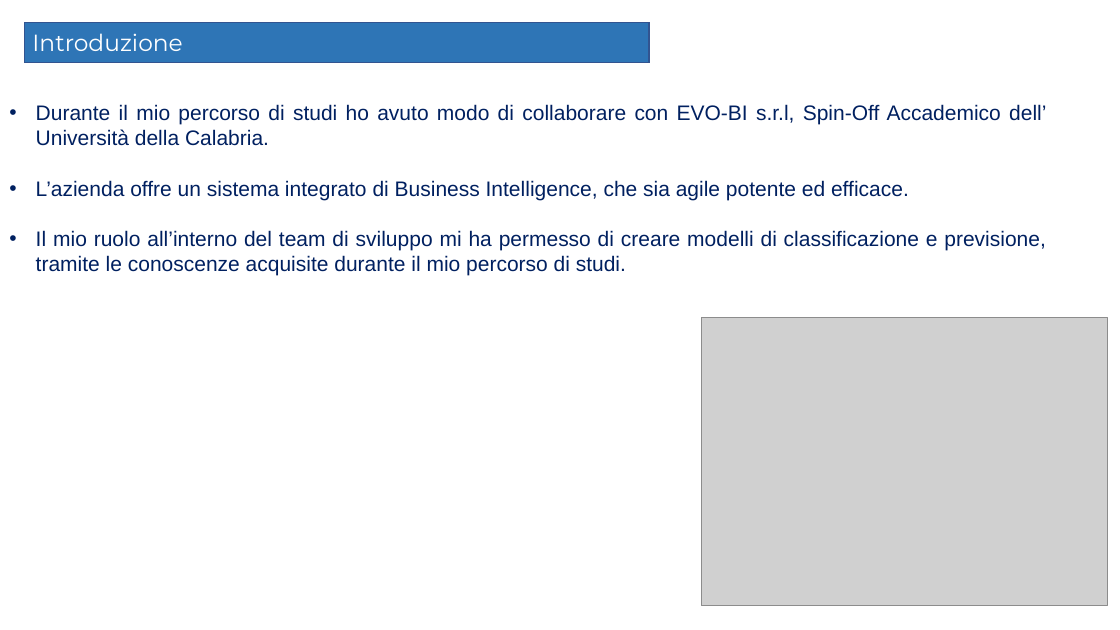
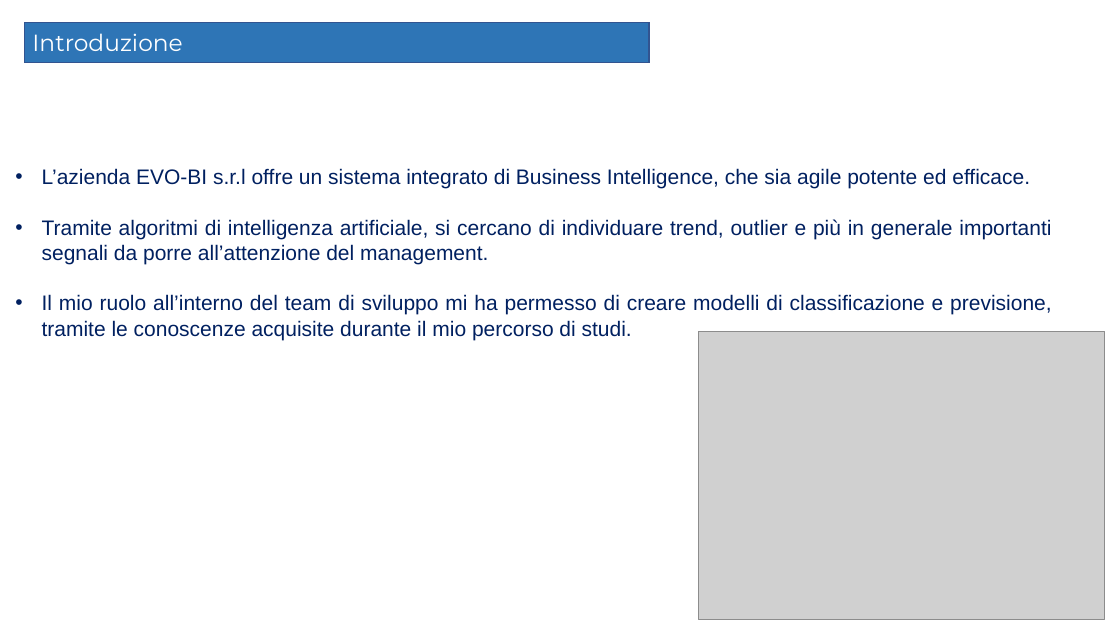
Before and after one commit to Elmaravilla7/Tesi, a slide deck: slide 2 of Presentazione204898.pptx. Drawn at 1120x630 pixels with LibreOffice and Linux fonts; fonts in the diff are those of the drawing; grey boxes stand for pictures. Boxes give left, top, right and bottom in pixels: in the first picture for what was removed or moved away, otherwise in the second. Text is boxed around its words. In the diff, an @@ line names an element or a change of style, - is before the commit and + after.

```diff
--- a/Presentazione204898.pptx
+++ b/Presentazione204898.pptx
@@ text "L’azienda EVO-BI s.r.l offre un ...": place and size @@
-text "L’azienda EVO-BI s.r.l offre un ..." at bbox=[36, 104, 1046, 276]
+text "L’azienda EVO-BI s.r.l offre un ..." at bbox=[42, 168, 1051, 340]
@@ text at bbox=[42, 168, 1051, 264]: text changed @@
-• Durante il mio percorso di studi ho avuto modo di collaborare con EVO-BI s.r.l, Spin-Off Accademico dell’ Università della Calabria.
-• L’azienda offre un sistema integrato di Business Intelligence, che sia agile potente ed efficace.
+• L’azienda EVO-BI s.r.l offre un sistema integrato di Business Intelligence, che sia agile potente ed efficace.
+• Tramite algoritmi di intelligenza artificiale, si cercano di individuare trend, outlier e più in generale importanti segnali da porre all’attenzione del management.
@@ picture: place and size @@
-picture at bbox=[702, 318, 1107, 606]
+picture at bbox=[699, 331, 1105, 619]
```
Also in this commit, not shown: 2 other slides changed.
